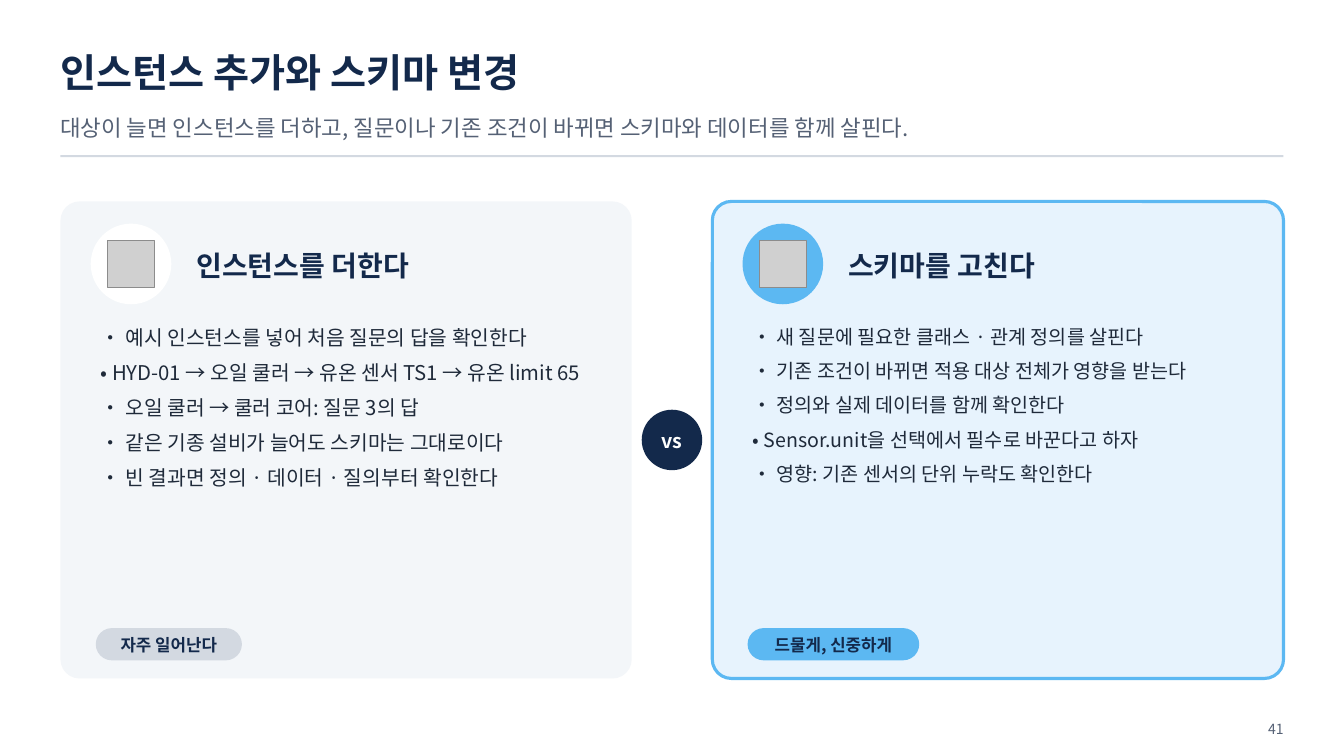
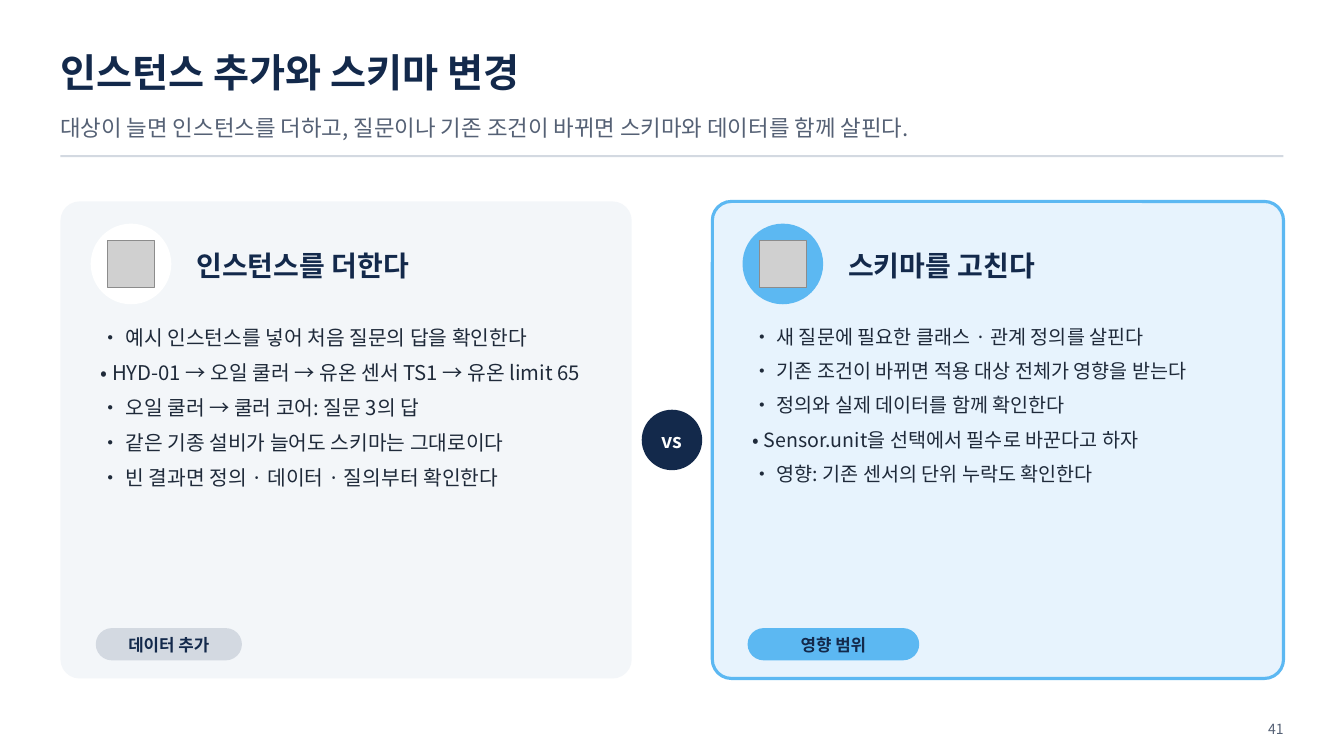
Before and after one commit to uengine-oss/hyd-iot-edu, a slide deck: slide 41 of workspace/강의제작/산출물/통합반/이론/02회차/통합반_02일차.pptx. Drawn at 1344x756 pixels with LibreOffice and Linux fonts; fonts in the diff are those of the drawing; grey boxes stand for pictures. Boxes give left, top, right and bottom in pixels: in the first picture for what was removed or moved away, otherwise in the second. Text is boxed around its words. In the diff, an @@ line names an element or a change of style, - is before the commit and + after.

```diff
--- a/workspace/강의제작/산출물/통합반/이론/02회차/통합반_02일차.pptx
+++ b/workspace/강의제작/산출물/통합반/이론/02회차/통합반_02일차.pptx
@@ text at (128,637,209,653): text changed @@
-자주 일어난다
+데이터 추가
@@ text at (801,637,866,653): text changed @@
-드물게, 신중하게
+영향 범위
```
Also in this commit, not shown: 6 other slides changed, 17 other files.
